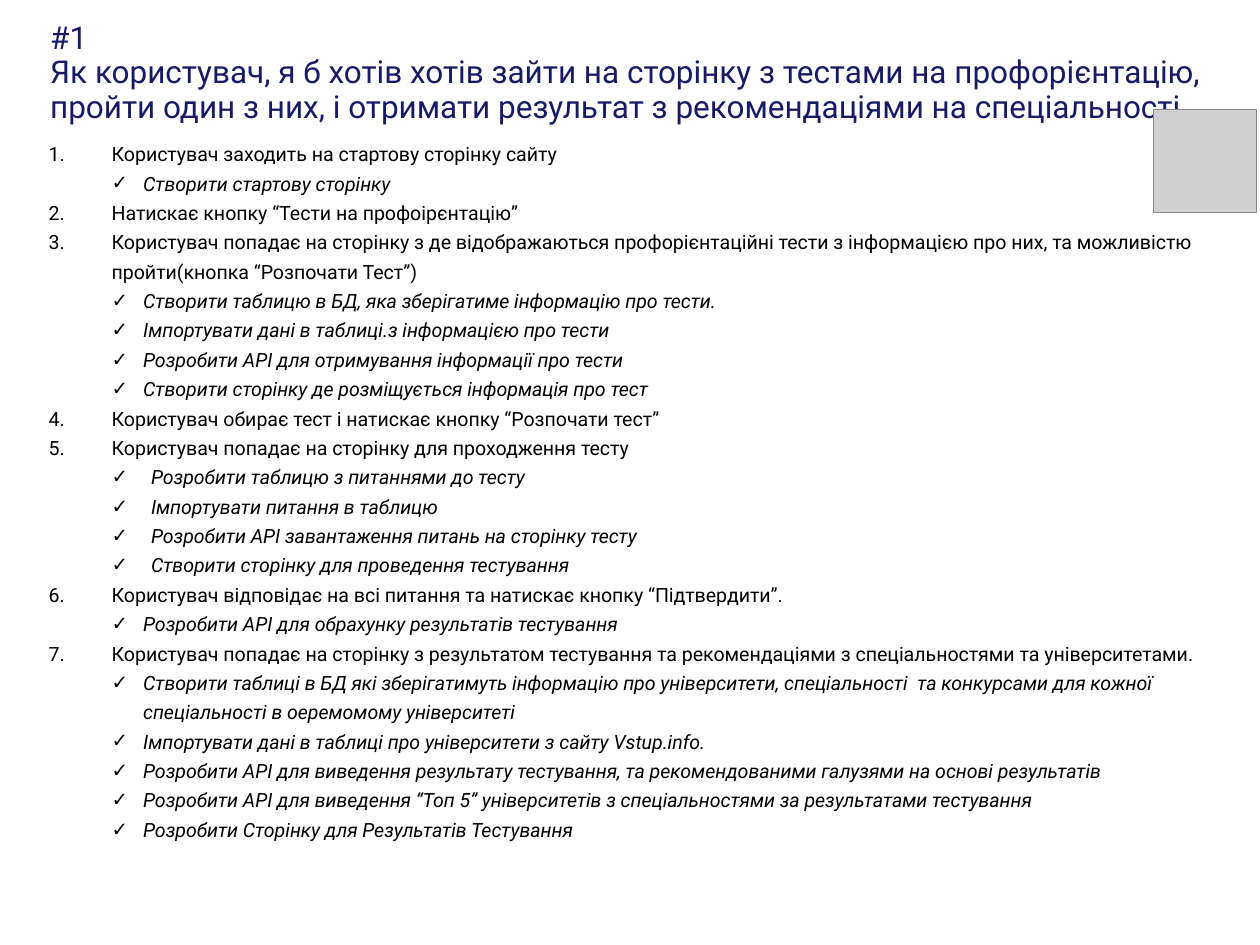
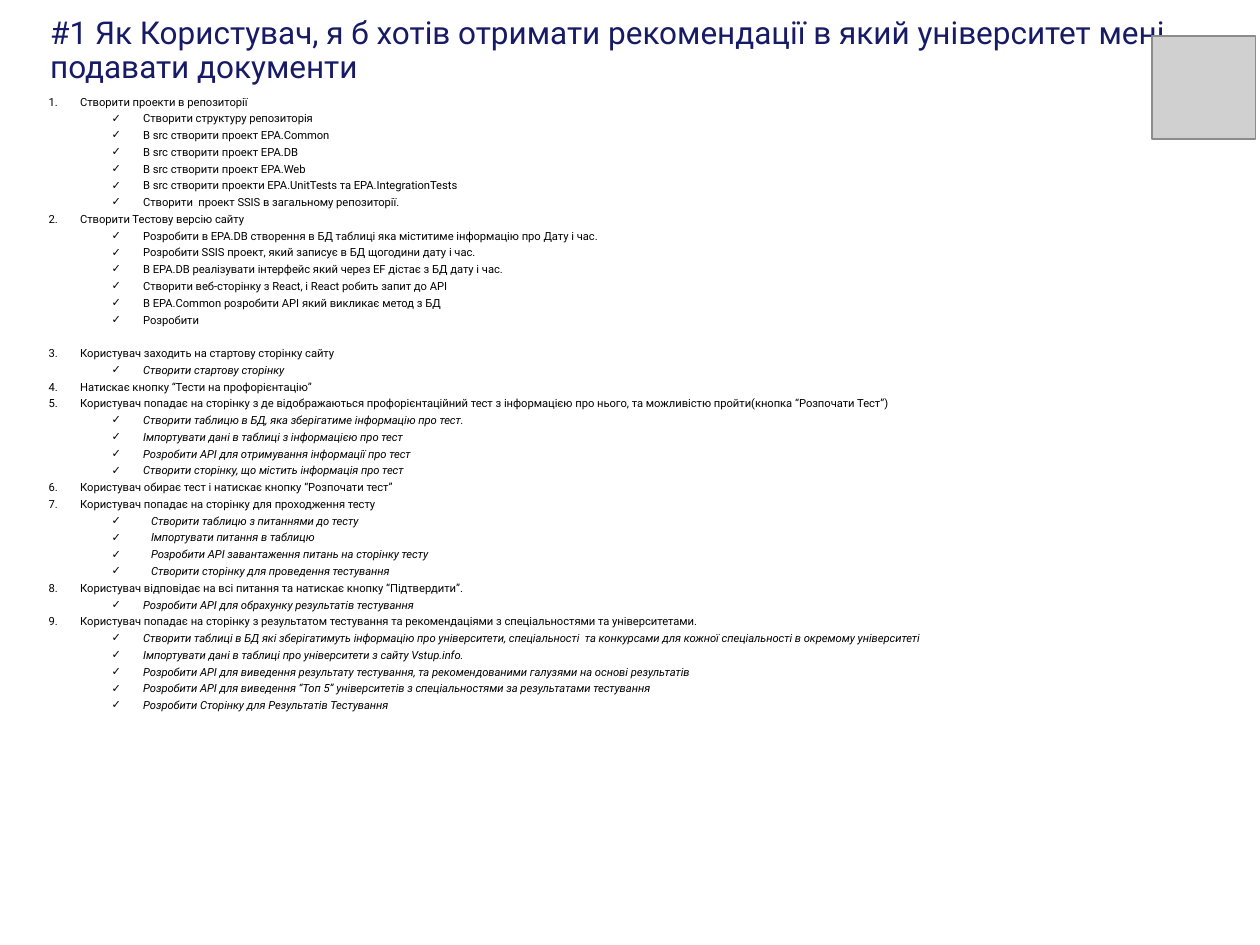
Before and after one commit to tarasiscom/Lv-273, a slide deck: slide 3 of prototypes/User Stories/User Stories.pptx. Drawn at 1260x945 pixels with LibreOffice and Linux fonts; fonts in the diff are those of the drawing; grey boxes stand for pictures; background and template pictures are left out. Boxes give left, top, right and bottom in pixels: in the first picture for what was removed or moved away, otherwise in the second. Text is boxed around its words. In the diff, an @@ line names an element or a change of style, - is before the commit and + after.

Commit message:
User Stories v.1.4

```diff
--- a/prototypes/User Stories/User Stories.pptx
+++ b/prototypes/User Stories/User Stories.pptx
@@ title at box(50, 20, 1165, 85): text changed @@
-#1
-Як користувач, я б хотів хотів зайти на сторінку з тестами на профорієнтацію, пройти один з них, і отримати результат з рекомендаціями на спеціальності
+#1 Як Користувач, я б хотів отримати рекомендації в який університет мені подавати документи
@@ picture: place and size @@
-picture at box(1153, 110, 1256, 213)
+picture at box(1152, 37, 1255, 140)
@@ text "Створити проекти в репозиторії": place and size @@
-text "Створити проекти в репозиторії" at box(112, 147, 1193, 842)
+text "Створити проекти в репозиторії" at box(80, 98, 920, 712)
@@ text at box(80, 98, 598, 327): paragraphs added @@
+1. Створити проекти в репозиторії
+  ✓ Створити структуру репозиторія
+  ✓ В src cтворити проект EPA.Common
+  ✓ В src створити проект EPA.DB
+  ✓ В src створити проект EPA.Web
+  ✓ В src створити проекти EPA.UnitTests та EPA.IntegrationTests
+  ✓ Створити проект SSIS в загальному репозиторії.
+2. Створити Тестову версію сайту
+  ✓ Розробити в EPA.DB створення в БД таблиці яка міститиме інформацію про Дату і час.
+  ✓ Розробити SSIS проект, який записує в БД щогодини дату і час.
+  ✓ В EPA.DB реалізувати інтерфейс який через EF дістає з БД дату і час.
+  ✓ Створити веб-сторінку з React, і React робить запит до API
+  ✓ В EPA.Common розробити API який викликає метод з БД
+  ✓ Розробити
@@ text at box(80, 349, 697, 712): size 11.2 to 6.4 pt in "Користувач заходить на стартову сторінку сайту", "Створити стартову сторінку", "Користувач обирає тест і натискає кнопку “Розпочати ...", "Користувач попадає на сторінку для проходження тесту" and 10 more places; indent changed @@
@@ text at box(80, 382, 888, 477): text changed; size 11.2 to 6.4 pt @@
-2. Натискає кнопку “Тести на профоірєнтацію”
-3. Користувач попадає на сторінку з де відображаються профорієнтаційні тести з інформацією про них, та можливістю пройти(кнопка “Розпочати Тест”)
-  ✓ Створити таблицю в БД, яка зберігатиме інформацію про тести.
-  ✓ Імпортувати дані в таблиці.з інформацією про тести
-  ✓ Розробити API для отримування інформації про тести
-  ✓ Створити сторінку де розміщується інформація про тест
+4. Натискає кнопку “Тести на профорієнтацію”
+5. Користувач попадає на сторінку з де відображаються профорієнтаційний тест з інформацією про нього, та можливістю пройти(кнопка “Розпочати Тест”)
+  ✓ Створити таблицю в БД, яка зберігатиме інформацію про тест.
+  ✓ Імпортувати дані в таблиці з інформацією про тест
+  ✓ Розробити API для отримування інформації про тест
+  ✓ Створити сторінку, що містить інформація про тест
@@ text at box(151, 516, 359, 528): text changed; size 11.2 to 6.4 pt @@
-  ✓ Розробити таблицю з питаннями до тесту
+  ✓ Створити таблицю з питаннями до тесту
@@ text at box(143, 633, 920, 645): text changed; size 11.2 to 6.4 pt @@
-  ✓ Створити таблиці в БД які зберігатимуть інформацію про університети, спеціальності та конкурсами для кожної спеціальності в оеремомому університеті
+  ✓ Створити таблиці в БД які зберігатимуть інформацію про університети, спеціальності та конкурсами для кожної спеціальності в окремому університеті
```
